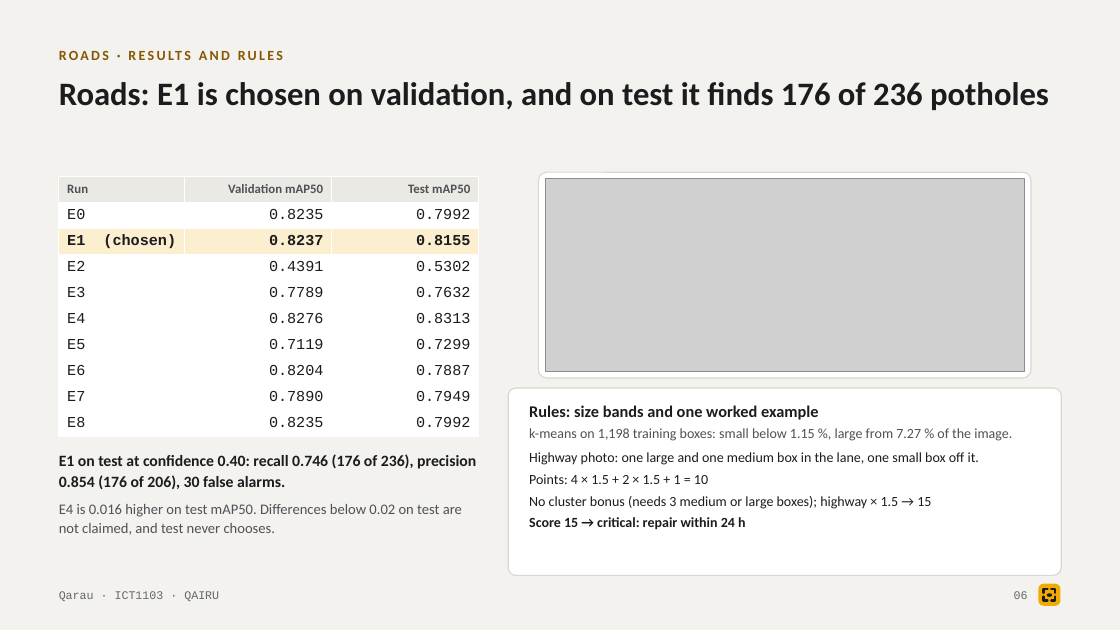
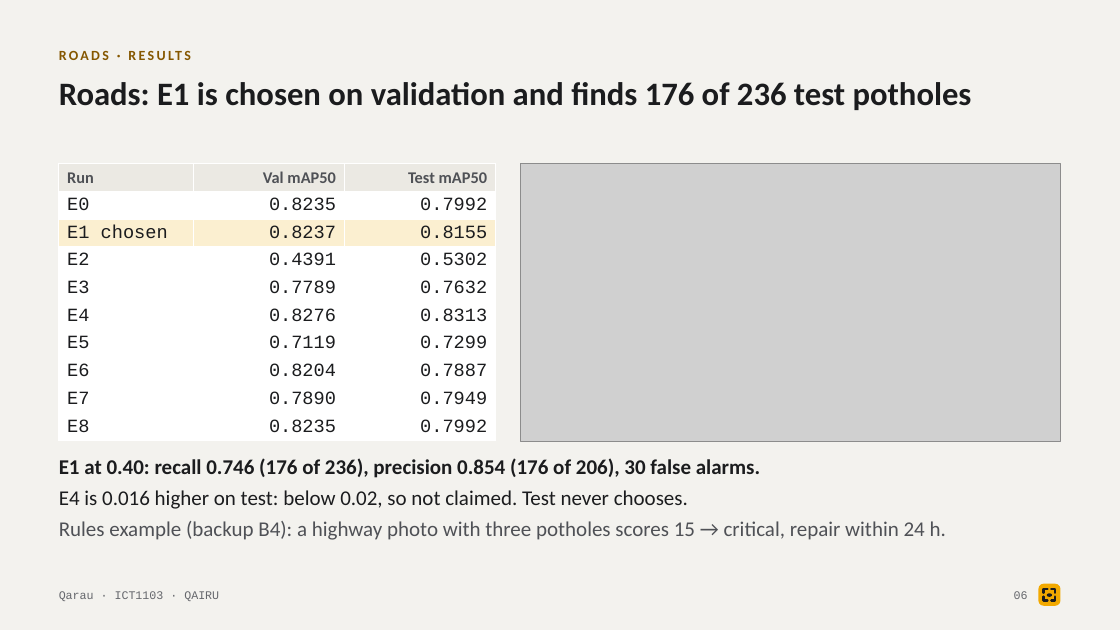
Before and after one commit to tairqaldy/jolscan-ict-final-1st-trimester, a slide deck: slide 6 of docs/deck/qarau-defense-deck.pptx. Drawn at 1120x630 pixels with LibreOffice and Linux fonts; fonts in the diff are those of the drawing; grey boxes stand for pictures. Boxes give left, top, right and bottom in pixels: in the first picture for what was removed or moved away, otherwise in the second. Text is boxed around its words. In the diff, an @@ line names an element or a change of style, - is before the commit and + after.

```diff
--- a/docs/deck/qarau-defense-deck.pptx
+++ b/docs/deck/qarau-defense-deck.pptx
@@ text at <box>59,46,899,71</box>: text changed @@
-ROADS · RESULTS AND RULES
+ROADS · RESULTS
@@ text at <box>59,82,972,110</box>: text changed @@
-Roads: E1 is chosen on validation, and on test it finds 176 of 236 potholes
+Roads: E1 is chosen on validation and finds 176 of 236 test potholes
@@ table at <box>59,164,496,441</box> @@
-row 1, column 2: Validation mAP50
+row 1, column 2: Val mAP50
-row 3, column 1: E1 (chosen)
+row 3, column 1: E1 chosen
@@ size 11 to 14 pt in "Run", "Test mAP50" @@
@@ size 13 to 16 pt in "E0", "0.8235", "0.7992", "0.8237" and 22 more places @@
@@ bold off in "0.8237", "0.8155" @@
@@ table: place and size @@
-table at <box>59,176,479,437</box>
+table at <box>59,164,496,441</box>
@@ picture: place and size @@
-picture at <box>545,179,1024,371</box>
+picture at <box>521,164,1061,441</box>
@@ rounded rectangle removed at <box>539,172,1031,378</box> @@
@@ rounded rectangle removed at <box>508,388,1061,576</box> @@
@@ text removed at <box>529,405,1012,530</box> @@
-Rules: size bands and one worked example
-k-means on 1,198 training boxes: small below 1.15 %, large from 7.27 % of the image.
-Highway photo: one large and one medium box in the lane, one small box off it.
-Points: 4 × 1.5 + 2 × 1.5 + 1 = 10
-No cluster bonus (needs 3 medium or large boxes); highway × 1.5 → 15
-Score 15 → critical: repair within 24 h
@@ text at <box>59,458,946,540</box>: text changed; size 12.5 to 18 pt; text colour #4F5156 to #1B1C1E @@
-E1 on test at confidence 0.40: recall 0.746 (176 of 236), precision 0.854 (176 of 206), 30 false alarms.
-E4 is 0.016 higher on test mAP50. Differences below 0.02 on test are not claimed, and test never chooses.
+E1 at 0.40: recall 0.746 (176 of 236), precision 0.854 (176 of 206), 30 false alarms.
+E4 is 0.016 higher on test: below 0.02, so not claimed. Test never chooses.
+Rules example (backup B4): a highway photo with three potholes scores 15 → critical, repair within 24 h.
```
Also in this commit, not shown: 16 other slides changed, 5 other files.
